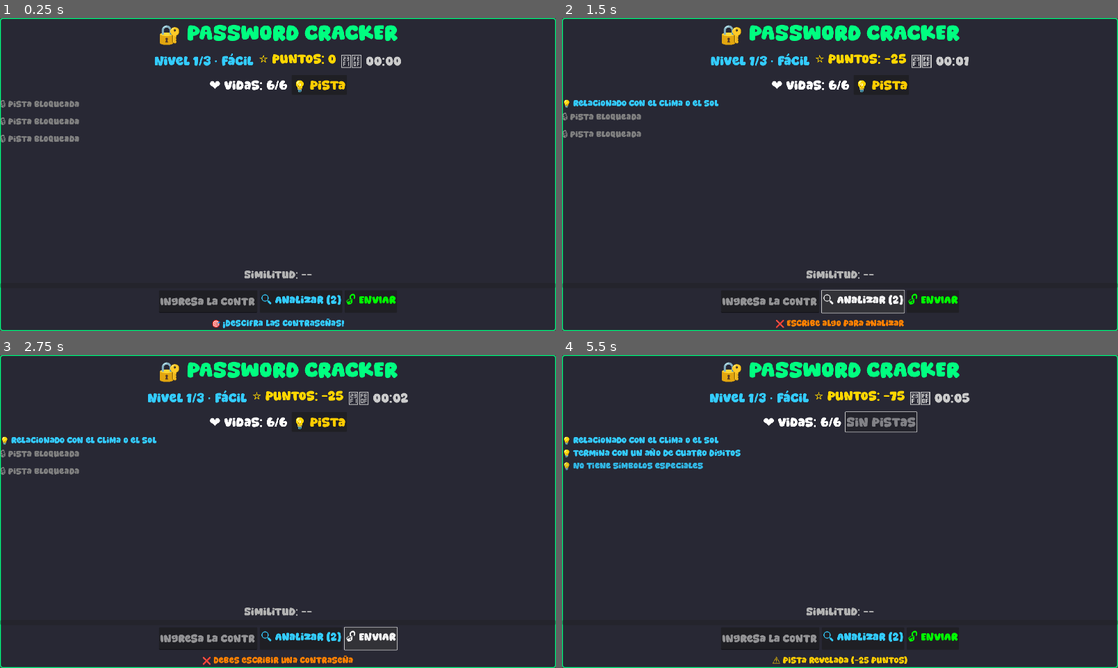
Above: before the commit, frames 1-4 (two rows, left to right).
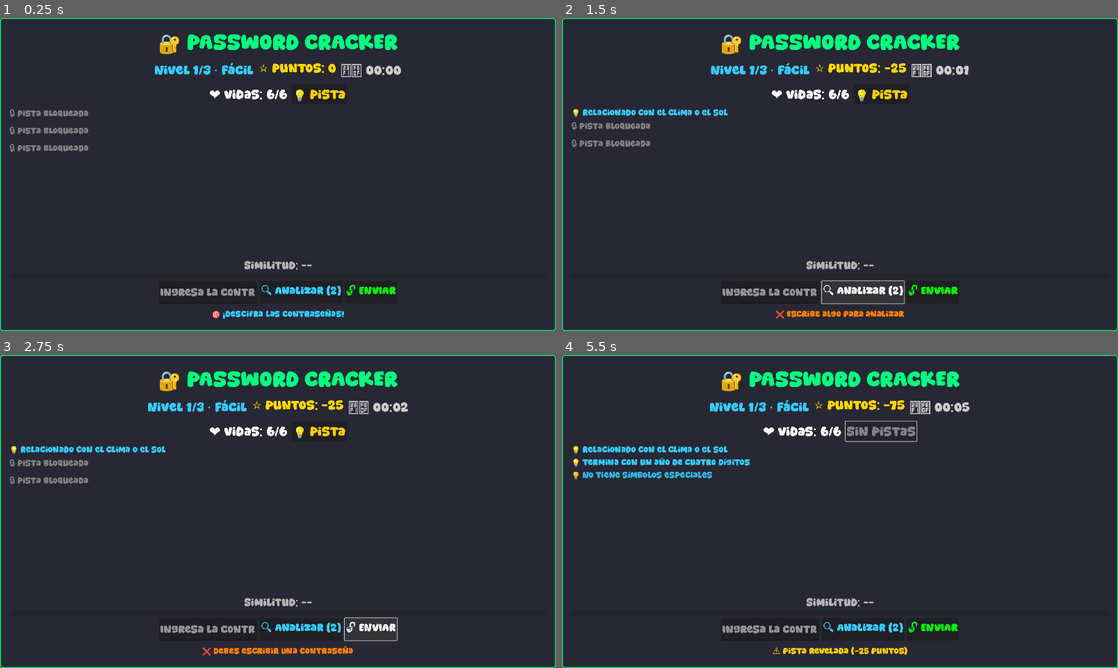
Above: after the commit, the same moments.

Repository: CubicMaldo/juego-estructura-ii
Game: Godot game, scene res://scenes/minigames/password_cracker/PasswordCracker.tscn
Two runs of this game, one before a commit and one after it. Both use one fixed random seed, a clock stepped at 60 frames per second and the inputs below. This scene is started directly instead of the project's main scene.
Inputs:
- Up to frame 1 (0.25 s): no input
- Up to frame 2 (1.5 s): click "💡 Pista" at 0.5 s; click "🔍 Analizar (2)" at 1.25 s
- Up to frame 3 (2.75 s): click "🔓 ENVIAR" at 2 s
- Up to frame 4 (5.5 s): click "💡 Pista" at 2.75 s; click "🔍 Analizar (2)" at 3.5 s; click "🔓 ENVIAR" at 4.25 s; click "💡 Pista" at 5 s

The runs differ from the first frame. In frame 1, 8.2% of the frame differs, in the area x 0-100%, y 2-100%; in frame 2, 8.7%; in frame 3, 8.9%; in frame 4, 9.5%, in the area x 0-100%, y 2-99%.

Commit message:
maximizar app funciona

Diff:
--- a/assets/scripts/core/navigation/desktop/panel/Setup_panel.gd
+++ b/assets/scripts/core/navigation/desktop/panel/Setup_panel.gd
@@ -1,13 +1,21 @@
 extends Control
 
 @onready var panel: Panel = $Panel
+var is_maximized : bool = false
+
+var objective_size : Vector2
+var objective_pivot : Vector2
 
 func _setAppStat(appStats : AppStats):
 	$Panel/VBoxContainer/MarginContainer/HBoxContainer/TextureRect.texture = appStats.icon
 	$Panel/VBoxContainer/MarginContainer/HBoxContainer/Label.text = appStats.app_name
-	$Panel.size = appStats.size
-	$Panel.pivot_offset = appStats.size*0.5
 
+	objective_size = appStats.size
+	objective_pivot = appStats.size * 0.5
+
+func _ready() -> void:
+	panel.size = objective_size
+	panel.pivot_offset = objective_pivot
 
 func _on_minimize_pressed() -> void:
 
@@ -19,4 +27,15 @@
 
 
 func _on_maximize_pressed() -> void:
-	pass # Replace with function body.
+	if not is_maximized:
+		print("maximizando")
+		panel.set_anchors_and_offsets_preset(Control.PRESET_FULL_RECT)
+		is_maximized = true
+	else:
+
+		panel.set_anchors_preset(Control.PRESET_CENTER)
+
+		panel.size = objective_size
+		panel.pivot_offset = objective_pivot
+
+		is_maximized = false
--- a/resources/minigames/password_cracker/password_level_database.tres
+++ b/resources/minigames/password_cracker/password_level_database.tres
@@ -9,20 +9,6 @@
 password = "SecurePass123"
 dificultad = "Fácil"
 pistas = Array[String](["Contiene la palabra 'Secure'", "Termina con los números 123", "Usa mayúsculas y minúsculas"])
-
-[sub_resource type="Resource" id="3"]
-resource_name = "NivelDificil"
-script = ExtResource("2")
-password = "H@ck3rM1nd!2024"
-dificultad = "Difícil"
-pistas = Array[String](["Contiene símbolos como @ y !", "Sustituye letras por números (3 -> e, 1 -> l)", "Incluye un año al final: 2024"])
-
-[sub_resource type="Resource" id="2"]
-resource_name = "NivelMedio"
-script = ExtResource("2")
-password = "Cyb3r$ecurity"
-dificultad = "Media"
-pistas = Array[String](["Sustituye una vocal por '3'", "Contiene la palabra 'security' con un símbolo $", "Comienza con 'Cyb' como en 'Cyber'"])
 
 [sub_resource type="Resource" id="4"]
 resource_name = "NivelFacil2"
@@ -38,19 +24,12 @@
 dificultad = "Fácil"
 pistas = Array[String](["Contiene la palabra 'Blue'", "Incluye un símbolo de admiración al final", "Hace referencia al cielo"])
 
-[sub_resource type="Resource" id="6"]
-resource_name = "NivelMedio2"
+[sub_resource type="Resource" id="3"]
+resource_name = "NivelDificil"
 script = ExtResource("2")
-password = "P@ssW0rd123"
-dificultad = "Media"
-pistas = Array[String](["Contiene la palabra 'Pass' con mayúsculas mezcladas","Sustituye 'a' por @ y 'o' por 0", "Termina con 123"])
-
-[sub_resource type="Resource" id="7"]
-resource_name = "NivelMedio3"
-script = ExtResource("2")
-password = "Tr0ub4dor&3"
-dificultad = "Media"
-pistas = Array[String](["Sustituye vocales por números (o->0, a->4)", "Incluye un ampersand '&' antes del último número", "Palabra base es 'Troubador' modificada"])
+password = "H@ck3rM1nd!2024"
+dificultad = "Difícil"
+pistas = Array[String](["Contiene símbolos como @ y !", "Sustituye letras por números (3 -> e, 1 -> l)", "Incluye un año al final: 2024"])
 
 [sub_resource type="Resource" id="8"]
 resource_name = "NivelDificil2"
@@ -66,6 +45,27 @@
 dificultad = "Difícil"
 pistas = Array[String](["Sustituye 'e' por 3 en 'Network'", "Contiene un símbolo $ en medio de la palabra", "Combinación de dos palabras: 'Network' y 'Break'"])
 
+[sub_resource type="Resource" id="2"]
+resource_name = "NivelMedio"
+script = ExtResource("2")
+password = "Cyb3r$ecurity"
+dificultad = "Media"
+pistas = Array[String](["Sustituye una vocal por '3'", "Contiene la palabra 'security' con un símbolo $", "Comienza con 'Cyb' como en 'Cyber'"])
+
+[sub_resource type="Resource" id="6"]
+resource_name = "NivelMedio2"
+script = ExtResource("2")
+password = "P@ssW0rd123"
+dificultad = "Media"
+pistas = Array[String](["Contiene la palabra 'Pass' con mayúsculas mezcladas", "Sustituye 'a' por @ y 'o' por 0", "Termina con 123"])
+
+[sub_resource type="Resource" id="7"]
+resource_name = "NivelMedio3"
+script = ExtResource("2")
+password = "Tr0ub4dor&3"
+dificultad = "Media"
+pistas = Array[String](["Sustituye vocales por números (o->0, a->4)", "Incluye un ampersand '&' antes del último número", "Palabra base es 'Troubador' modificada"])
+
 [resource]
 script = ExtResource("1")
 easy_levels = Array[ExtResource("2")]([SubResource("1"), SubResource("4"), SubResource("5")])
--- a/scenes/desktop/apps/appPanel.tscn
+++ b/scenes/desktop/apps/appPanel.tscn
@@ -45,13 +45,11 @@
 expand_margin_right = 2.0
 expand_margin_bottom = 2.0
 
-[node name="Control" type="Control"]
+[node name="Panel" type="Control"]
 layout_mode = 3
-anchors_preset = 8
-anchor_left = 0.5
-anchor_top = 0.5
-anchor_right = 0.5
-anchor_bottom = 0.5
+anchors_preset = 15
+anchor_right = 1.0
+anchor_bottom = 1.0
 grow_horizontal = 2
 grow_vertical = 2
 size_flags_horizontal = 4
--- a/scenes/minigames/password_cracker/PasswordCracker.tscn
+++ b/scenes/minigames/password_cracker/PasswordCracker.tscn
@@ -25,103 +25,110 @@
 grow_horizontal = 2
 grow_vertical = 2
 
-[node name="VBoxContainer" type="VBoxContainer" parent="Panel"]
+[node name="MarginContainer" type="MarginContainer" parent="Panel"]
 layout_mode = 1
 anchors_preset = 15
 anchor_right = 1.0
 anchor_bottom = 1.0
 grow_horizontal = 2
 grow_vertical = 2
+theme_override_constants/margin_left = 32
+theme_override_constants/margin_top = 32
+theme_override_constants/margin_right = 32
+theme_override_constants/margin_bottom = 32
+
+[node name="VBoxContainer" type="VBoxContainer" parent="Panel/MarginContainer"]
+layout_mode = 2
 theme_override_constants/separation = 8
 
-[node name="TitleLabel" type="Label" parent="Panel/VBoxContainer"]
+[node name="TitleLabel" type="Label" parent="Panel/MarginContainer/VBoxContainer"]
 layout_mode = 2
 theme_override_colors/font_color = Color(0, 1, 0.5, 1)
 theme_override_font_sizes/font_size = 80
 text = "🔐 PASSWORD CRACKER"
 horizontal_alignment = 1
 
-[node name="TopBar" type="HBoxContainer" parent="Panel/VBoxContainer"]
+[node name="TopBar" type="HBoxContainer" parent="Panel/MarginContainer/VBoxContainer"]
 layout_mode = 2
 theme_override_constants/separation = 18
 alignment = 1
 
-[node name="NivelLabel" type="Label" parent="Panel/VBoxContainer/TopBar"]
+[node name="NivelLabel" type="Label" parent="Panel/MarginContainer/VBoxContainer/TopBar"]
 layout_mode = 2
 theme_override_colors/font_color = Color(0.2, 0.8, 1, 1)
 theme_override_font_sizes/font_size = 48
 text = "Nivel 1 - Fácil"
 
-[node name="PuntosLabel" type="Label" parent="Panel/VBoxContainer/TopBar"]
+[node name="PuntosLabel" type="Label" parent="Panel/MarginContainer/VBoxContainer/TopBar"]
 layout_mode = 2
 theme_override_colors/font_color = Color(1, 0.84, 0, 1)
 theme_override_font_sizes/font_size = 48
 text = "⭐ Puntos: 0"
 
-[node name="TiempoLabel" type="Label" parent="Panel/VBoxContainer/TopBar"]
+[node name="TiempoLabel" type="Label" parent="Panel/MarginContainer/VBoxContainer/TopBar"]
 layout_mode = 2
 theme_override_colors/font_color = Color(0.8, 0.8, 0.8, 1)
 theme_override_font_sizes/font_size = 48
 text = "⏱️ 00:00"
 
-[node name="HBoxContainer" type="HBoxContainer" parent="Panel/VBoxContainer"]
+[node name="HBoxContainer" type="HBoxContainer" parent="Panel/MarginContainer/VBoxContainer"]
 layout_mode = 2
 theme_override_constants/separation = 15
 alignment = 1
 
-[node name="IntentosLabel" type="Label" parent="Panel/VBoxContainer/HBoxContainer"]
+[node name="IntentosLabel" type="Label" parent="Panel/MarginContainer/VBoxContainer/HBoxContainer"]
 layout_mode = 2
 theme_override_colors/font_color = Color(1, 1, 1, 1)
 theme_override_font_sizes/font_size = 48
 text = "❤️ Vidas: 6/6"
 
-[node name="BtnPista" type="Button" parent="Panel/VBoxContainer/HBoxContainer"]
+[node name="BtnPista" type="Button" parent="Panel/MarginContainer/VBoxContainer/HBoxContainer"]
 custom_minimum_size = Vector2(130, 38)
 layout_mode = 2
 theme_override_colors/font_color = Color(1, 0.8, 0, 1)
 theme_override_font_sizes/font_size = 48
 text = "💡 Pista"
 
-[node name="BtnReiniciar" type="Button" parent="Panel/VBoxContainer/HBoxContainer"]
+[node name="BtnReiniciar" type="Button" parent="Panel/MarginContainer/VBoxContainer/HBoxContainer"]
 custom_minimum_size = Vector2(130, 38)
 layout_mode = 2
 theme_override_colors/font_color = Color(0.8, 0.2, 1, 1)
 theme_override_font_sizes/font_size = 48
 text = "🔄 Reiniciar"
 
-[node name="PistasContainer" type="VBoxContainer" parent="Panel/VBoxContainer"]
+[node name="PistasContainer" type="VBoxContainer" parent="Panel/MarginContainer/VBoxContainer"]
 custom_minimum_size = Vector2(0, 65)
 layout_mode = 2
 theme_override_constants/separation = 4
 alignment = 1
 
-[node name="HSplitContainer" type="HSplitContainer" parent="Panel/VBoxContainer"]
+[node name="HSplitContainer" type="HSplitContainer" parent="Panel/MarginContainer/VBoxContainer"]
 layout_mode = 2
 size_flags_vertical = 3
 theme_override_styles/split_bar_background = SubResource("StyleBoxEmpty_oqt13")
 
-[node name="SimilitudContainer" type="VBoxContainer" parent="Panel/VBoxContainer"]
+[node name="SimilitudContainer" type="VBoxContainer" parent="Panel/MarginContainer/VBoxContainer"]
 layout_mode = 2
 theme_override_constants/separation = 4
 
-[node name="SimilitudLabel" type="Label" parent="Panel/VBoxContainer/SimilitudContainer"]
+[node name="SimilitudLabel" type="Label" parent="Panel/MarginContainer/VBoxContainer/SimilitudContainer"]
 layout_mode = 2
 theme_override_colors/font_color = Color(0.7, 0.7, 0.7, 1)
 theme_override_font_sizes/font_size = 40
 text = "Usa 'Analizar' para ver similitud"
 horizontal_alignment = 1
 
-[node name="ProgresoBar" type="ProgressBar" parent="Panel/VBoxContainer/SimilitudContainer"]
+[node name="ProgresoBar" type="ProgressBar" parent="Panel/MarginContainer/VBoxContainer/SimilitudContainer"]
 custom_minimum_size = Vector2(0, 18)
 layout_mode = 2
 show_percentage = false
 
-[node name="InputContainer" type="HBoxContainer" parent="Panel/VBoxContainer"]
+[node name="InputContainer" type="HBoxContainer" parent="Panel/MarginContainer/VBoxContainer"]
 layout_mode = 2
 theme_override_constants/separation = 8
 alignment = 1
 
-[node name="LineEdit" type="LineEdit" parent="Panel/VBoxContainer/InputContainer"]
+[node name="LineEdit" type="LineEdit" parent="Panel/MarginContainer/VBoxContainer/InputContainer"]
 custom_minimum_size = Vector2(340, 40)
 layout_mode = 2
 theme_override_colors/font_color = Color(0, 1, 0.5, 1)
@@ -131,21 +138,21 @@
 secret = true
 secret_character = "*"
 
-[node name="BtnAnalizar" type="Button" parent="Panel/VBoxContainer/InputContainer"]
+[node name="BtnAnalizar" type="Button" parent="Panel/MarginContainer/VBoxContainer/InputContainer"]
 custom_minimum_size = Vector2(115, 40)
 layout_mode = 2
 theme_override_colors/font_color = Color(0.2, 0.8, 1, 1)
 theme_override_font_sizes/font_size = 40
 text = "🔍 Analizar (2)"
 
-[node name="BtnEnviar" type="Button" parent="Panel/VBoxContainer/InputContainer"]
+[node name="BtnEnviar" type="Button" parent="Panel/MarginContainer/VBoxContainer/InputContainer"]
 custom_minimum_size = Vector2(115, 40)
 layout_mode = 2
 theme_override_colors/font_color = Color(0, 1, 0, 1)
 theme_override_font_sizes/font_size = 40
 text = "🔓 ENVIAR"
 
-[node name="ResultadoLabel" type="Label" parent="Panel/VBoxContainer"]
+[node name="ResultadoLabel" type="Label" parent="Panel/MarginContainer/VBoxContainer"]
 custom_minimum_size = Vector2(0, 55)
 layout_mode = 2
 theme_override_font_sizes/font_size = 32
@@ -164,8 +171,8 @@
 [node name="TimerParpadeo" type="Timer" parent="."]
 wait_time = 0.5
 
-[connection signal="pressed" from="Panel/VBoxContainer/HBoxContainer/BtnPista" to="." method="_on_btn_pista_pressed"]
-[connection signal="pressed" from="Panel/VBoxContainer/HBoxContainer/BtnReiniciar" to="." method="_on_btn_reiniciar_pressed"]
-[connection signal="pressed" from="Panel/VBoxContainer/InputContainer/BtnAnalizar" to="." method="_on_btn_analizar_pressed"]
-[connection signal="pressed" from="Panel/VBoxContainer/InputContainer/BtnEnviar" to="." method="_on_btn_enviar_pressed"]
+[connection signal="pressed" from="Panel/MarginContainer/VBoxContainer/HBoxContainer/BtnPista" to="." method="_on_btn_pista_pressed"]
+[connection signal="pressed" from="Panel/MarginContainer/VBoxContainer/HBoxContainer/BtnReiniciar" to="." method="_on_btn_reiniciar_pressed"]
+[connection signal="pressed" from="Panel/MarginContainer/VBoxContainer/InputContainer/BtnAnalizar" to="." method="_on_btn_analizar_pressed"]
+[connection signal="pressed" from="Panel/MarginContainer/VBoxContainer/InputContainer/BtnEnviar" to="." method="_on_btn_enviar_pressed"]
 [connection signal="timeout" from="Timer" to="." method="_on_timer_timeout"]
--- a/scenes/minigames/password_cracker/password_cracker.gd
+++ b/scenes/minigames/password_cracker/password_cracker.gd
@@ -24,22 +24,22 @@
 var total_levels: int = 0
 var _rng := RandomNumberGenerator.new()
 
-@onready var input_password = $Panel/VBoxContainer/InputContainer/LineEdit
-@onready var label_resultado = $Panel/VBoxContainer/ResultadoLabel
-@onready var pistas_container = $Panel/VBoxContainer/PistasContainer
-@onready var intentos_label = $Panel/VBoxContainer/HBoxContainer/IntentosLabel
-@onready var nivel_label = $Panel/VBoxContainer/TopBar/NivelLabel
-@onready var puntos_label = $Panel/VBoxContainer/TopBar/PuntosLabel
-@onready var tiempo_label = $Panel/VBoxContainer/TopBar/TiempoLabel
-@onready var similitud_label = $Panel/VBoxContainer/SimilitudContainer/SimilitudLabel
-@onready var progreso_bar = $Panel/VBoxContainer/SimilitudContainer/ProgresoBar
+@onready var input_password = $Panel/MarginContainer/VBoxContainer/InputContainer/LineEdit
+@onready var label_resultado = $Panel/MarginContainer/VBoxContainer/ResultadoLabel
+@onready var pistas_container = $Panel/MarginContainer/VBoxContainer/PistasContainer
+@onready var intentos_label = $Panel/MarginContainer/VBoxContainer/HBoxContainer/IntentosLabel
+@onready var nivel_label = $Panel/MarginContainer/VBoxContainer/TopBar/NivelLabel
+@onready var puntos_label = $Panel/MarginContainer/VBoxContainer/TopBar/PuntosLabel
+@onready var tiempo_label = $Panel/MarginContainer/VBoxContainer/TopBar/TiempoLabel
+@onready var similitud_label = $Panel/MarginContainer/VBoxContainer/SimilitudContainer/SimilitudLabel
+@onready var progreso_bar = $Panel/MarginContainer/VBoxContainer/SimilitudContainer/ProgresoBar
 @onready var timer_resultado = $Timer
 @onready var timer_juego = $TimerJuego
 @onready var timer_parpadeo = $TimerParpadeo
-@onready var btn_pista = $Panel/VBoxContainer/HBoxContainer/BtnPista
-@onready var btn_enviar = $Panel/VBoxContainer/InputContainer/BtnEnviar
-@onready var btn_analizar = $Panel/VBoxContainer/InputContainer/BtnAnalizar
-@onready var btn_reiniciar = $Panel/VBoxContainer/HBoxContainer/BtnReiniciar
+@onready var btn_pista = $Panel/MarginContainer/VBoxContainer/HBoxContainer/BtnPista
+@onready var btn_enviar = $Panel/MarginContainer/VBoxContainer/InputContainer/BtnEnviar
+@onready var btn_analizar = $Panel/MarginContainer/VBoxContainer/InputContainer/BtnAnalizar
+@onready var btn_reiniciar = $Panel/MarginContainer/VBoxContainer/HBoxContainer/BtnReiniciar
 #WIP AUDIO
 #@onready var audio_correct = $AudioCorrect
 #@onready var audio_wrong = $AudioWrong
@@ -128,7 +128,6 @@
 func _inicializar_pistas():
 	# Crear labels para cada pista (ocultas inicialmente)
 	for i in range(pistas_actuales.size()):
-		print("xx")
 		var pista_label = Label.new()
 		pista_label.text = "🔒 Pista bloqueada"
 		pista_label.add_theme_color_override("font_color", Color(0.5, 0.5, 0.5))
Not shown: 1 places in resources/minigames/password_cracker/password_level_database.tres that only renumber resources
